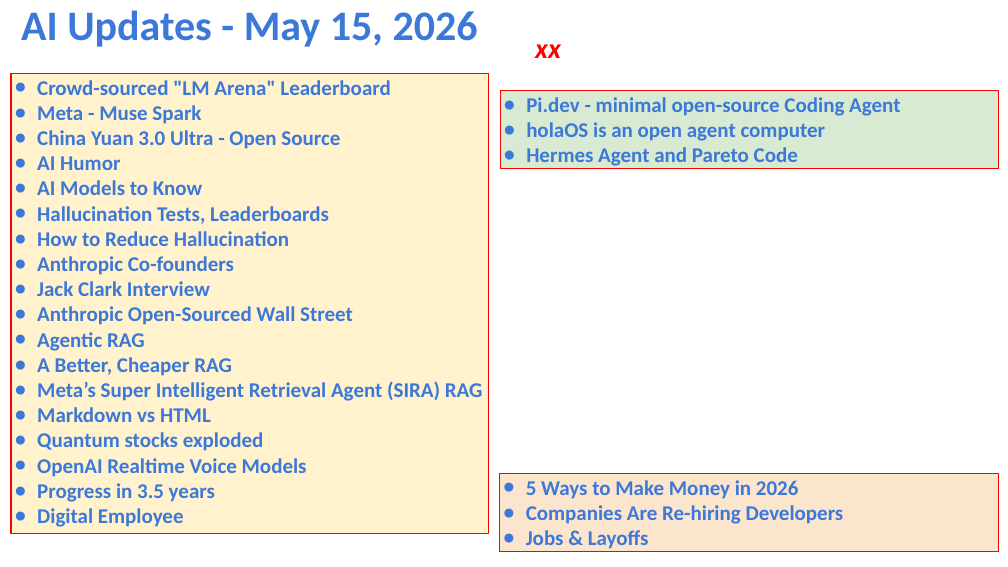
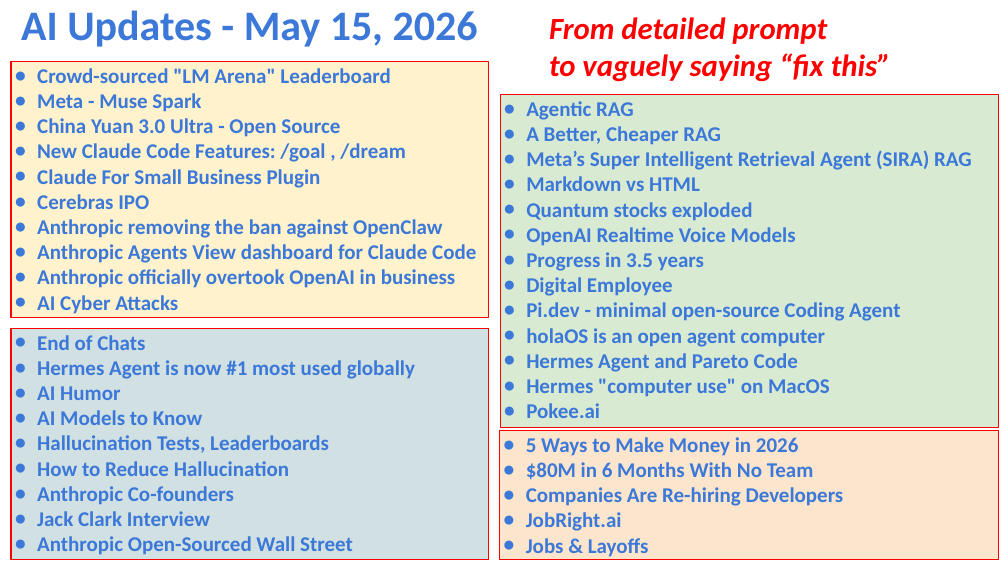
Before and after one commit to lselector/seminar, a slide deck: slide 1 of 2026/2026-05-15-AI-Updates.pptx. Drawn at 1008x567 pixels with LibreOffice and Linux fonts; fonts in the diff are those of the drawing. Boxes give left, top, right and bottom in pixels: in the first picture for what was removed or moved away, otherwise in the second. Text is boxed around its words. In the diff, an @@ line names an element or a change of style, - is before the commit and + after.

```diff
--- a/2026/2026-05-15-AI-Updates.pptx
+++ b/2026/2026-05-15-AI-Updates.pptx
@@ text at box(549, 17, 891, 82): text changed; size 20 to 22 pt @@
-xx
+From detailed prompt
+to vaguely saying “fix this”
@@ rectangle "Crowd-sourced "LM Arena" Leaderboard": place and size @@
-rectangle "Crowd-sourced "LM Arena" Leaderboard" at box(11, 74, 489, 534)
+rectangle "Crowd-sourced "LM Arena" Leaderboard" at box(11, 61, 489, 319)
@@ rectangle "Agentic RAG": place and size @@
-rectangle "Agentic RAG" at box(500, 91, 999, 169)
+rectangle "Agentic RAG" at box(500, 95, 999, 427)
@@ text in rectangle at box(526, 101, 972, 296): paragraphs added @@
+● Agentic RAG
+● A Better, Cheaper RAG
+● Meta’s Super Intelligent Retrieval Agent (SIRA) RAG
+● Markdown vs HTML
+● Quantum stocks exploded
+● OpenAI Realtime Voice Models
+● Progress in 3.5 years
+● Digital Employee
@@ text in rectangle at box(37, 143, 476, 314): text changed @@
-● AI Humor
-● AI Models to Know
-● Hallucination Tests, Leaderboards
-● How to Reduce Hallucination
-● Anthropic Co-founders
-● Jack Clark Interview
-● Anthropic Open-Sourced Wall Street
-● Agentic RAG
-● A Better, Cheaper RAG
-● Meta’s Super Intelligent Retrieval Agent (SIRA) RAG
-● Markdown vs HTML
-● Quantum stocks exploded
-● OpenAI Realtime Voice Models
-● Progress in 3.5 years
-● Digital Employee
+● New Claude Code Features: /goal , /dream
+● Claude For Small Business Plugin
+● Cerebras IPO
+● Anthropic removing the ban against OpenClaw
+● Anthropic Agents View dashboard for Claude Code
+● Anthropic officially overtook OpenAI in business
+● AI Cyber Attacks
@@ rectangle added at box(11, 329, 489, 559), fill #D0E0E3, outline #FF0000 0.75 pt, 15 pt, text #3C78D8, bold @@
+● End of Chats
+● Hermes Agent is now #1 most used globally
+● AI Humor
+● AI Models to Know
+● Hallucination Tests, Leaderboards
+● How to Reduce Hallucination
+● Anthropic Co-founders
+● Jack Clark Interview
+● Anthropic Open-Sourced Wall Street
@@ text in rectangle at box(526, 378, 830, 418): paragraphs added @@
+● Hermes "computer use" on MacOS
+● Pokee.ai
@@ rectangle "5 Ways to Make Money ...": place and size @@
-rectangle "5 Ways to Make Money ..." at box(500, 473, 999, 551)
+rectangle "5 Ways to Make Money ..." at box(500, 430, 999, 559)
@@ text in rectangle at box(526, 462, 814, 480): paragraph added @@
+● $80M in 6 Months With No Team
@@ text in rectangle at box(526, 512, 622, 531): paragraph added @@
+● JobRight.ai
```
Also in this commit, not shown: 9 other slides changed, 7 slides added.
